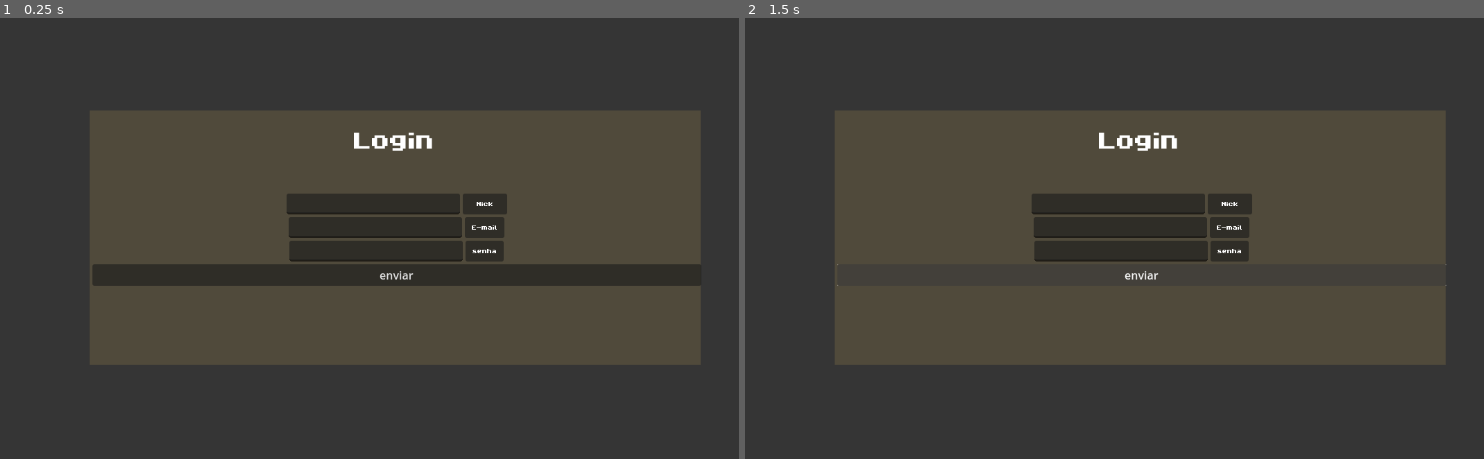
Above: before the commit, frames 1-2 (left to right).
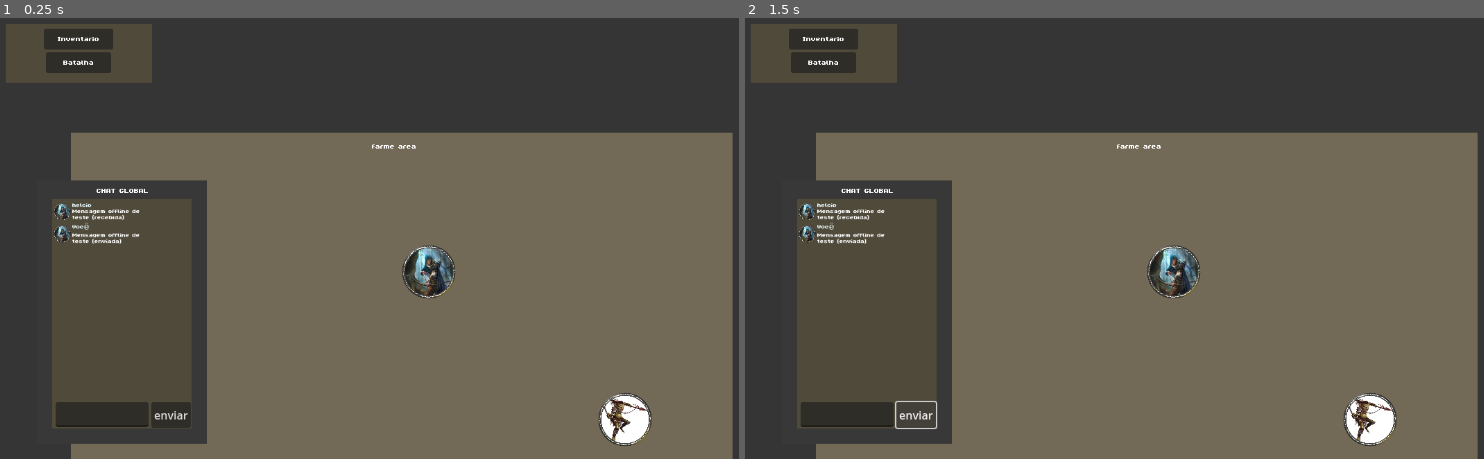
Above: after the commit, the same moments.

Repository: drigos01/idle_x
Game: Godot game, scene res://cenas/mundo_1.tscn
Two runs of this game, one before a commit and one after it. Both use one fixed random seed, a clock stepped at 60 frames per second and the inputs below. Before the commit the project starts from res://cenas/login.tscn.
Inputs:
- Up to frame 1 (0.25 s): no input
- Up to frame 2 (1.5 s): click "enviar" at 0.5 s; click "enviar" at 1.25 s

The runs differ from the first frame. In frame 1, 65% of the frame differs, in the area x 0-100%, y 1-100%; in frame 2, 64%.

Commit message:
atualização_chat_online

Diff:
--- a/cenas/chat_global.gd
+++ b/cenas/chat_global.gd
@@ -1,50 +1,78 @@
 extends Node2D
 
+@onready var slot_mensagem_scene := preload("res://cenas/mensagem_slot.tscn")
+@onready var container_mensagens := $fundo_chat/ScrollContainer/VBoxContainer
 
-@onready var slot_mensagem_scene := preload("res://cenas/mensagem_slot.tscn")
-@onready var container_mensagens := $fundo_chat/ScrollContainer/VBoxContainer  # ajuste esse caminho conforme sua UI
-
+var online := false  # ✅ Altere para true para ativar modo online
 
 func _ready():
-	Socket.connect("server_receive", get_message)
+	if online:
+		Socket.connect("server_receive", get_message)
+	else:
+		# Mensagem de teste recebida (esquerda)
+		adicionar_mensagem("helcio", "Mensagem offline de teste (recebida)", false)
+		# Mensagem de teste enviada (direita)
+		adicionar_mensagem("Você", "Mensagem offline de teste (enviada)", true)
 
 func get_message(flag, response):
 	if flag != "get_message":
 		return
 
-	var novo_slot = slot_mensagem_scene.instantiate()
-
-	# Define o apelido (nick)
-	novo_slot.get_node("nick").text = response.get("username", "Desconhecido")
-
-	# Adiciona o texto da mensagem
-	novo_slot.get_node("texto").clear()
-	#novo_slot.get_node("texto").append_text(response.get("chat_enviar", ""))
-	novo_slot.get_node("texto").text = (response.get("message", ""))
-	print(response)
-
-	# Exibe na tela (adicione ao container visível)
-	#$fundo_chat/scroll/caixa_mensagens.add_child(novo_slot)
-
-
-
-	container_mensagens.add_child(novo_slot)
-
+	var nome = response.get("username", "Desconhecido")
+	var texto = response.get("message", "")
+	adicionar_mensagem(nome, texto, false)
+	print("💬 Mensagem recebida:", response)
 
 func _input(event: InputEvent) -> void:
 	if event is InputEventKey and event.pressed and not event.echo:
 		match event.keycode:
 			KEY_ENTER, KEY_KP_ENTER:
-				var chat_enviar = $fundo_chat/enviar_botao/chat_global.text
-				Socket.enviar_json("enviar_mensagem_chat", {id = Sessao.id, chat_enviar = chat_enviar})
-				$fundo_chat/enviar_botao/chat_global.text = ""
+				_enviar_mensagem()
 			KEY_E:
 				print("🟢 Tecla E pressionada")
 
 func _on_enviar_botao_pressed() -> void:
-	var chat_enviar = $fundo_chat/enviar_botao/chat_global.text
-	Socket.enviar_json("enviar_mensagem_chat", {id = Sessao.id, chat_enviar = chat_enviar})
+	_enviar_mensagem()
+
+func _enviar_mensagem():
+	var chat_enviar = $fundo_chat/enviar_botao/chat_global.text.strip_edges()
+	if chat_enviar == "":
+		return
+
+	if online:
+		Socket.enviar_json("enviar_mensagem_chat", {
+			"id": Sessao.id,
+			"chat_enviar": chat_enviar
+		})
+	else:
+		var nome = Sessao.nick if Sessao.has_meta("nick") else "Você"
+		adicionar_mensagem(nome, chat_enviar, true)
+
 	$fundo_chat/enviar_botao/chat_global.text = ""
 
+func adicionar_mensagem(nick: String, texto: String, enviada_por_mim: bool = false):
+	var novo_slot = slot_mensagem_scene.instantiate()
+	novo_slot.get_node("VBoxContainer/HBoxContainer/nick").text = nick
+	novo_slot.get_node("VBoxContainer/texto").text = texto
 
-	pass # Replace with function body.
+	var hbox = novo_slot.get_node("VBoxContainer/HBoxContainer")
+
+	# Remove todos os filhos existentes para evitar acumulados de spacer
+	for child in hbox.get_children():
+		if child.name == "Spacer":
+			child.queue_free()
+
+	if enviada_por_mim:
+		# Mensagem enviada: adiciona spacer na esquerda para empurrar à direita
+		var spacer = Control.new()
+		spacer.name = "Spacer"
+		spacer.size_flags_horizontal = Control.SIZE_EXPAND_FILL
+		hbox.add_child(spacer, true)  # adiciona spacer como primeiro filho
+	else:
+		# Mensagem recebida: adiciona spacer na direita para empurrar à esquerda
+		var spacer = Control.new()
+		spacer.name = "Spacer"
+		spacer.size_flags_horizontal = Control.SIZE_EXPAND_FILL
+		hbox.add_child(spacer, false) # adiciona spacer como último filho
+
+	container_mensagens.add_child(novo_slot)
--- a/cenas/chat_global.tscn
+++ b/cenas/chat_global.tscn
@@ -1,9 +1,7 @@
-[gd_scene load_steps=9 format=3 uid="uid://y2b0s1rfaa4b"]
+[gd_scene load_steps=7 format=3 uid="uid://y2b0s1rfaa4b"]
 
 [ext_resource type="FontFile" uid="uid://ceala3nd5qfyv" path="res://fontes/ByteBounce.ttf" id="1_qjpr8"]
 [ext_resource type="Script" uid="uid://1bd3l482kf3m" path="res://cenas/chat_global.gd" id="1_vkkos"]
-[ext_resource type="Texture2D" uid="uid://cs0elkormjx15" path="res://imagens/images (1).jpg" id="2_vkkos"]
-[ext_resource type="Texture2D" uid="uid://bvvctkil27ojq" path="res://imagens/token-border-collection-v0-8pv4nqo221ja1.png" id="3_x4056"]
 
 [sub_resource type="FontVariation" id="FontVariation_pf4d4"]
 base_font = ExtResource("1_qjpr8")
@@ -72,67 +70,16 @@
 [node name="ScrollContainer" type="ScrollContainer" parent="fundo_chat"]
 custom_minimum_size = Vector2(240, 265)
 layout_mode = 2
-offset_left = 8.0
-offset_top = 33.0
-offset_right = 248.0
-offset_bottom = 383.0
+offset_left = 4.0
+offset_top = 31.0
+offset_right = 244.0
+offset_bottom = 381.0
 scale = Vector2(0.8, 0.8)
 
 [node name="VBoxContainer" type="VBoxContainer" parent="fundo_chat/ScrollContainer"]
 custom_minimum_size = Vector2(4, 4)
 layout_mode = 2
 alignment = 1
-
-[node name="inventario" type="HBoxContainer" parent="fundo_chat/ScrollContainer/VBoxContainer"]
-clip_contents = true
-layout_mode = 2
-theme_override_constants/separation = 2
-alignment = 1
-
-[node name="espaco - imagem" type="Label" parent="fundo_chat/ScrollContainer/VBoxContainer/inventario"]
-self_modulate = Color(0.924942, 0.996734, 1, 1)
-custom_minimum_size = Vector2(30, 30)
-layout_mode = 2
-theme_override_fonts/font = SubResource("FontVariation_pf4d4")
-text = " "
-horizontal_alignment = 1
-vertical_alignment = 1
-
-[node name="PanelContainer" type="PanelContainer" parent="fundo_chat/ScrollContainer/VBoxContainer/inventario/espaco - imagem"]
-layout_mode = 2
-offset_bottom = 55.0
-pivot_offset = Vector2(15, 15)
-
-[node name="Images(1)" type="Sprite2D" parent="fundo_chat/ScrollContainer/VBoxContainer/inventario/espaco - imagem/PanelContainer"]
-position = Vector2(15, 23)
-scale = Vector2(0.18, 0.18)
-texture = ExtResource("2_vkkos")
-
-[node name="icon" type="Sprite2D" parent="fundo_chat/ScrollContainer/VBoxContainer/inventario/espaco - imagem/PanelContainer/Images(1)"]
-position = Vector2(0.000135422, -55.5556)
-scale = Vector2(0.166667, 0.166667)
-texture = ExtResource("3_x4056")
-offset = Vector2(3, 50)
-
-[node name="nick" type="Label" parent="fundo_chat/ScrollContainer/VBoxContainer/inventario"]
-self_modulate = Color(0.924942, 0.996734, 1, 1)
-custom_minimum_size = Vector2(30, 30)
-layout_mode = 2
-theme_override_fonts/font = SubResource("FontVariation_pf4d4")
-text = "- nick - "
-horizontal_alignment = 1
-vertical_alignment = 1
-
-[node name="HBoxContainer" type="HBoxContainer" parent="fundo_chat/ScrollContainer/VBoxContainer/inventario/nick"]
-layout_mode = 0
-offset_right = 40.0
-offset_bottom = 40.0
-
-[node name="texto" type="RichTextLabel" parent="fundo_chat/ScrollContainer/VBoxContainer/inventario"]
-custom_minimum_size = Vector2(150, 0)
-layout_mode = 2
-theme_override_fonts/normal_font = ExtResource("1_qjpr8")
-fit_content = true
 
 [node name="enviar_botao" type="Button" parent="fundo_chat"]
 custom_minimum_size = Vector2(40, 20)
--- a/cenas/mensagem_slot.tscn
+++ b/cenas/mensagem_slot.tscn
@@ -1,57 +1,67 @@
 [gd_scene load_steps=5 format=3 uid="uid://puh2eydbdmk4"]
 
 [ext_resource type="FontFile" uid="uid://ceala3nd5qfyv" path="res://fontes/ByteBounce.ttf" id="1_5suj5"]
-[ext_resource type="Texture2D" uid="uid://cs0elkormjx15" path="res://imagens/images (1).jpg" id="2_iqv53"]
-[ext_resource type="Texture2D" uid="uid://bvvctkil27ojq" path="res://imagens/token-border-collection-v0-8pv4nqo221ja1.png" id="3_jmovo"]
+[ext_resource type="PackedScene" uid="uid://btnvbkgjwln82" path="res://cenas/tokem_player.tscn" id="2_2tl83"]
 
 [sub_resource type="FontVariation" id="FontVariation_glhy2"]
 base_font = ExtResource("1_5suj5")
 
+[sub_resource type="FontVariation" id="FontVariation_2tl83"]
+base_font = ExtResource("1_5suj5")
+
 [node name="mensagem_slot" type="HBoxContainer"]
-offset_right = 40.0
-offset_bottom = 40.0
+clip_contents = true
+offset_right = 185.0
+offset_bottom = 30.0
+size_flags_horizontal = 0
+theme_override_constants/separation = 0
+alignment = 1
 
 [node name="espaco - imagem" type="Label" parent="."]
 self_modulate = Color(0.924942, 0.996734, 1, 1)
 custom_minimum_size = Vector2(30, 30)
 layout_mode = 2
 theme_override_fonts/font = SubResource("FontVariation_glhy2")
-text = " "
+text = "       "
 horizontal_alignment = 1
 vertical_alignment = 1
 
 [node name="PanelContainer" type="PanelContainer" parent="espaco - imagem"]
 layout_mode = 2
+offset_left = -9.0
+offset_right = -9.0
 offset_bottom = 55.0
 pivot_offset = Vector2(15, 15)
 
-[node name="Images(1)" type="Sprite2D" parent="espaco - imagem/PanelContainer"]
-position = Vector2(15, 23)
-scale = Vector2(0.18, 0.18)
-texture = ExtResource("2_iqv53")
+[node name="token_player" parent="espaco - imagem/PanelContainer" instance=ExtResource("2_2tl83")]
+position = Vector2(26, 16)
+scale = Vector2(0.028, 0.028)
 
-[node name="icon" type="Sprite2D" parent="espaco - imagem/PanelContainer/Images(1)"]
-position = Vector2(0.000135422, -55.5556)
-scale = Vector2(0.166667, 0.166667)
-texture = ExtResource("3_jmovo")
-offset = Vector2(3, 50)
+[node name="VBoxContainer" type="VBoxContainer" parent="."]
+layout_mode = 2
+theme_override_constants/separation = 0
 
-[node name="nick" type="Label" parent="."]
+[node name="HBoxContainer" type="HBoxContainer" parent="VBoxContainer"]
+layout_mode = 2
+
+[node name="nick" type="Label" parent="VBoxContainer/HBoxContainer"]
 self_modulate = Color(0.924942, 0.996734, 1, 1)
-custom_minimum_size = Vector2(30, 30)
+custom_minimum_size = Vector2(30, 10)
 layout_mode = 2
 theme_override_fonts/font = SubResource("FontVariation_glhy2")
 text = "- nick - "
 horizontal_alignment = 1
 vertical_alignment = 1
 
-[node name="HBoxContainer" type="HBoxContainer" parent="nick"]
+[node name="HBoxContainer" type="HBoxContainer" parent="VBoxContainer/HBoxContainer/nick"]
 layout_mode = 0
 offset_right = 40.0
 offset_bottom = 40.0
 
-[node name="texto" type="RichTextLabel" parent="."]
+[node name="texto" type="RichTextLabel" parent="VBoxContainer"]
 custom_minimum_size = Vector2(150, 0)
 layout_mode = 2
 theme_override_fonts/normal_font = ExtResource("1_5suj5")
+theme_override_fonts/mono_font = SubResource("FontVariation_2tl83")
 fit_content = true
+scroll_active = false
--- a/cenas/mundo_1.tscn
+++ b/cenas/mundo_1.tscn
@@ -1,11 +1,9 @@
-[gd_scene load_steps=11 format=3 uid="uid://bwl3l84knabka"]
+[gd_scene load_steps=9 format=3 uid="uid://bwl3l84knabka"]
 
 [ext_resource type="FontFile" uid="uid://ceala3nd5qfyv" path="res://fontes/ByteBounce.ttf" id="1_0blei"]
 [ext_resource type="Script" uid="uid://df5janu7knv7" path="res://cenas/mundo_1.gd" id="1_eeqrx"]
-[ext_resource type="Texture2D" uid="uid://jx40ndkub1uy" path="res://imagens/token-border-collection-v0-61i9u2n221ja1.png" id="2_2f25m"]
-[ext_resource type="Script" uid="uid://bu4f0babup620" path="res://scripts/token_player.gd" id="3_k8nl3"]
-[ext_resource type="Texture2D" uid="uid://bvvctkil27ojq" path="res://imagens/token-border-collection-v0-8pv4nqo221ja1.png" id="4_1opco"]
-[ext_resource type="Texture2D" uid="uid://cs0elkormjx15" path="res://imagens/images (1).jpg" id="4_2f25m"]
+[ext_resource type="PackedScene" uid="uid://btnvbkgjwln82" path="res://cenas/tokem_player.tscn" id="3_2f25m"]
+[ext_resource type="PackedScene" uid="uid://mlbixh7is7is" path="res://cenas/tokem_inimigos.tscn" id="4_k5b1o"]
 [ext_resource type="PackedScene" uid="uid://y2b0s1rfaa4b" path="res://cenas/chat_global.tscn" id="7_p1jju"]
 
 [sub_resource type="FontVariation" id="FontVariation_ysh8u"]
@@ -140,35 +138,21 @@
 
 [node name="Camera2D" type="Camera2D" parent="."]
 
-[node name="token_player" type="Sprite2D" parent="."]
-position = Vector2(2, 1)
-scale = Vector2(0.0667999, 0.0725578)
-texture = ExtResource("2_2f25m")
-region_enabled = true
-region_filter_clip_enabled = true
-script = ExtResource("3_k8nl3")
+[node name="drop_tokens" type="Node" parent="."]
 
-[node name="icon" type="Sprite2D" parent="token_player"]
-position = Vector2(29.9402, 179.168)
-scale = Vector2(6.25582, 5.83523)
-texture = ExtResource("4_2f25m")
+[node name="tokem_player" parent="drop_tokens" instance=ExtResource("3_2f25m")]
+position = Vector2(48, 52)
+scale = Vector2(0.07, 0.07)
 
-[node name="token_inimigo" type="Sprite2D" parent="."]
-position = Vector2(-7.62939e-06, 3.05176e-05)
-scale = Vector2(0.103516, 0.106934)
-texture = ExtResource("4_1opco")
-script = ExtResource("3_k8nl3")
+[node name="tokem_inimigos" parent="drop_tokens" instance=ExtResource("4_k5b1o")]
+position = Vector2(331, 265)
+scale = Vector2(0.07, 0.07)
 
-[node name="icon" type="Sprite2D" parent="token_inimigo"]
-position = Vector2(9.15527e-05, -0.000366211)
-scale = Vector2(9.66038, 9.3516)
-
-[node name="drop_Chat" type="Node" parent="."]
+[node name="chat" type="Node" parent="."]
 script = SubResource("GDScript_k5b1o")
 
-[node name="chat_global" parent="drop_Chat" instance=ExtResource("7_p1jju")]
-position = Vector2(-351, 7)
-scale = Vector2(0.8, 0.8)
+[node name="chat_global" parent="chat" instance=ExtResource("7_p1jju")]
+position = Vector2(-393, -78)
 
 [node name="mouse_area" type="Area2D" parent="."]
 collision_layer = 129
--- /dev/null
+++ b/cenas/tokem_inimigos.tscn
@@ -0,0 +1,54 @@
+[gd_scene load_steps=5 format=3 uid="uid://mlbixh7is7is"]
+
+[ext_resource type="Texture2D" uid="uid://b6ee0jkwq6akq" path="res://imagens/images (2).jpg" id="1_mm4aq"]
+[ext_resource type="Texture2D" uid="uid://jx40ndkub1uy" path="res://imagens/token-border-collection-v0-61i9u2n221ja1.png" id="2_su08s"]
+[ext_resource type="Script" uid="uid://bu4f0babup620" path="res://scripts/token_player.gd" id="2_uclt2"]
+
+[sub_resource type="CircleShape2D" id="CircleShape2D_mm4aq"]
+radius = 543.608
+
+[node name="tokem_inimigos" type="Area2D"]
+scale = Vector2(0.14, 0.14)
+script = ExtResource("2_uclt2")
+
+[node name="imagem_fundo" type="TextureRect" parent="."]
+custom_minimum_size = Vector2(1, 1)
+anchors_preset = 8
+anchor_left = 0.5
+anchor_top = 0.5
+anchor_right = 0.5
+anchor_bottom = 0.5
+offset_left = -550.0
+offset_top = -405.0
+offset_right = 565.0
+offset_bottom = 910.0
+grow_horizontal = 2
+grow_vertical = 2
+pivot_offset = Vector2(600, 600)
+texture = ExtResource("1_mm4aq")
+metadata/_edit_use_anchors_ = true
+
+[node name="borda_token" type="TextureRect" parent="."]
+custom_minimum_size = Vector2(1, 1)
+anchors_preset = 8
+anchor_left = 0.5
+anchor_top = 0.5
+anchor_right = 0.5
+anchor_bottom = 0.5
+offset_left = -508.0
+offset_top = -480.0
+offset_right = 516.0
+offset_bottom = 544.0
+grow_horizontal = 2
+grow_vertical = 2
+pivot_offset = Vector2(500, 500)
+texture = ExtResource("2_su08s")
+metadata/_edit_use_anchors_ = true
+
+[node name="Token-border-collection-v0-61i9u2n221Ja1" type="Sprite2D" parent="."]
+position = Vector2(1.36239e-07, 28.5714)
+scale = Vector2(1.2, 1.2)
+texture = ExtResource("2_su08s")
+
+[node name="CollisionShape2D2" type="CollisionShape2D" parent="."]
+shape = SubResource("CircleShape2D_mm4aq")
--- /dev/null
+++ b/cenas/tokem_player.tscn
@@ -0,0 +1,55 @@
+[gd_scene load_steps=5 format=3 uid="uid://btnvbkgjwln82"]
+
+[ext_resource type="Texture2D" uid="uid://cs0elkormjx15" path="res://imagens/images (1).jpg" id="1_csi77"]
+[ext_resource type="Script" uid="uid://bu4f0babup620" path="res://scripts/token_player.gd" id="2_18hlj"]
+[ext_resource type="Texture2D" uid="uid://jx40ndkub1uy" path="res://imagens/token-border-collection-v0-61i9u2n221ja1.png" id="3_2m1rf"]
+
+[sub_resource type="CircleShape2D" id="CircleShape2D_f2b8c"]
+radius = 36.3456
+
+[node name="token_player" type="Area2D"]
+position = Vector2(-1, -2)
+scale = Vector2(0.1, 0.1)
+script = ExtResource("2_18hlj")
+
+[node name="imagem_fundo" type="TextureRect" parent="."]
+custom_minimum_size = Vector2(1, 1)
+anchors_preset = 8
+anchor_left = 0.5
+anchor_top = 0.5
+anchor_right = 0.5
+anchor_bottom = 0.5
+offset_left = -550.0
+offset_top = -405.0
+offset_right = 565.0
+offset_bottom = 910.0
+grow_horizontal = 2
+grow_vertical = 2
+pivot_offset = Vector2(600, 600)
+texture = ExtResource("1_csi77")
+metadata/_edit_use_anchors_ = true
+
+[node name="borda_token" type="TextureRect" parent="."]
+custom_minimum_size = Vector2(1, 1)
+anchors_preset = 8
+anchor_left = 0.5
+anchor_top = 0.5
+anchor_right = 0.5
+anchor_bottom = 0.5
+offset_left = -508.0
+offset_top = -480.0
+offset_right = 516.0
+offset_bottom = 544.0
+grow_horizontal = 2
+grow_vertical = 2
+pivot_offset = Vector2(500, 500)
+texture = ExtResource("3_2m1rf")
+metadata/_edit_use_anchors_ = true
+
+[node name="Token-border-collection-v0-61i9u2n221Ja1" type="Sprite2D" parent="."]
+position = Vector2(1.36239e-07, 28.5714)
+scale = Vector2(1.2, 1.2)
+texture = ExtResource("3_2m1rf")
+
+[node name="CollisionShape2D" type="CollisionShape2D" parent="."]
+shape = SubResource("CircleShape2D_f2b8c")
--- a/project.godot
+++ b/project.godot
@@ -11,7 +11,7 @@
 [application]
 
 config/name="idle game rpg"
-run/main_scene="uid://bnp5shbx7mx1b"
+run/main_scene="uid://bwl3l84knabka"
 config/features=PackedStringArray("4.4", "Forward Plus")
 config/icon="res://icon.svg"
 
--- a/scripts/token_player.gd
+++ b/scripts/token_player.gd
@@ -1,39 +1,51 @@
-extends Sprite2D
+extends Node
 
-@onready var sprite := $icon
+@onready var imagem_original: TextureRect = $imagem_fundo
+@onready var imagem_cortada: TextureRect = $borda_token
+@onready var borda: TextureRect = $borda_token
 
 func _ready():
-	var imagem := Image.new()
-	var caminho := "res://imagens/images (1).jpg"
-	var erro = imagem.load(caminho)
-	#if erro != OK:
-		#print("❌ Erro ao carregar imagem:", erro)
-		#return
-#
-	##var textura_cortada = cortar_imagem_com_circulo(imagem, 64)
-	#sprite.texture = textura_cortada
-#
-	#print("✅ Imagem enviada")
-	#await get_tree().create_timer(5).timeout
-	#Socket.enviar_json("test", {test = "hshdhdd"})
-	#print("📤 Enviado")
+	var textura := imagem_original.texture
+	if textura == null:
+		print("❌ Textura original está vazia.")
+		return
 
-#func cortar_imagem_com_circulo(imagem: Image, raio: int) -> ImageTexture:
-	#var largura := imagem.get_width()
-	#var altura := imagem.get_height()
-	#var centro := Vector2(largura / 2, altura / 2)
-#
-	#imagem.lock()
-#
-	#for y in range(altura):
-		#for x in range(largura):
-			#var dist = centro.distance_to(Vector2(x, y))
-			#if dist > raio:
-				#var cor = imagem.get_pixel(x, y)
-				#cor.a = 0.0  # Torna transparente
-				#imagem.set_pixel(x, y, cor)
-#
-	#imagem.unlock()
-#
-	#var textura := ImageTexture.create_from_image(imagem)
-	#return textura
+	var original_img: Image = textura.get_image()
+	if original_img == null:
+		print("❌ Não foi possível obter a imagem.")
+		return
+
+	var largura = original_img.get_width()
+	var altura = original_img.get_height()
+	var lado: int = min(largura, altura)
+	var raio: int = lado / 2
+
+	var imagem_circular := Image.create(lado, lado, false, Image.FORMAT_RGBA8)
+	imagem_circular.fill(Color(0, 0, 0, 0))  # Transparente
+
+	for y in range(lado):
+		for x in range(lado):
+			var dx = x - raio
+			var dy = y - raio
+			if dx * dx + dy * dy <= raio * raio:
+				var cor = original_img.get_pixel(x, y)
+				imagem_circular.set_pixel(x, y, cor)
+
+	var nova_textura := ImageTexture.create_from_image(imagem_circular)
+	imagem_cortada.texture = nova_textura
+
+	# Ajusta tamanho do TextureRect para coincidir com a borda
+	imagem_cortada.size = borda.size
+
+	# Posiciona imagem_cortada para ficar exatamente em cima da borda
+	imagem_cortada.position = borda.position
+
+	# Mesma stretch mode para manter proporção
+	imagem_cortada.stretch_mode = TextureRect.STRETCH_KEEP_ASPECT_CENTERED
+
+	# Garante visibilidade
+	imagem_cortada.visible = true
+	borda.visible = true
+	imagem_original.visible = false  # se quiser esconder a original
+
+	print("✅ Imagem circular aplicada e alinhada à borda")
